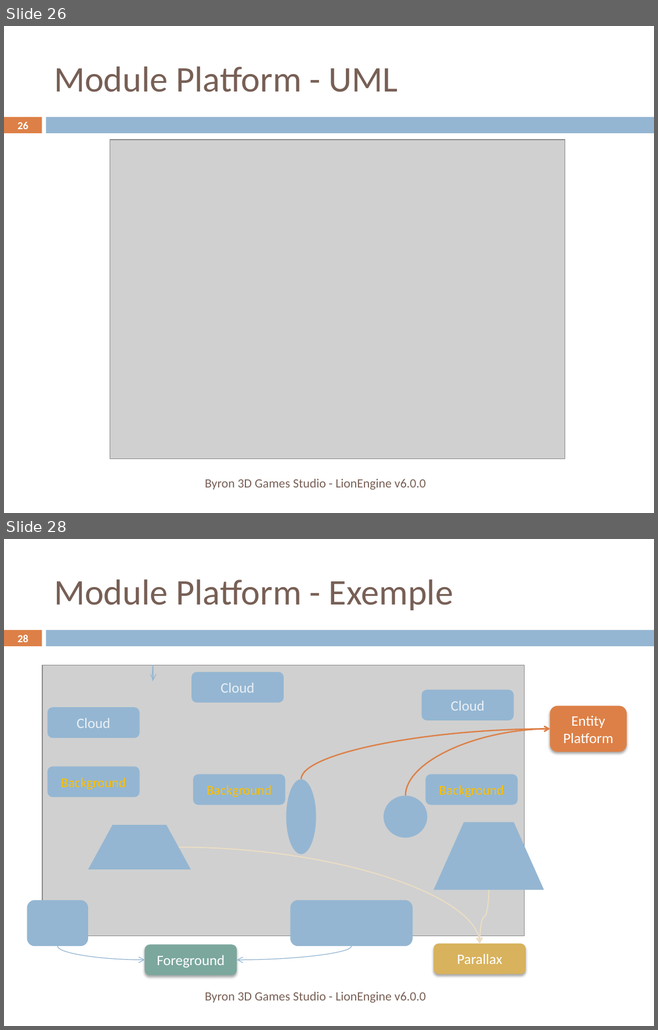
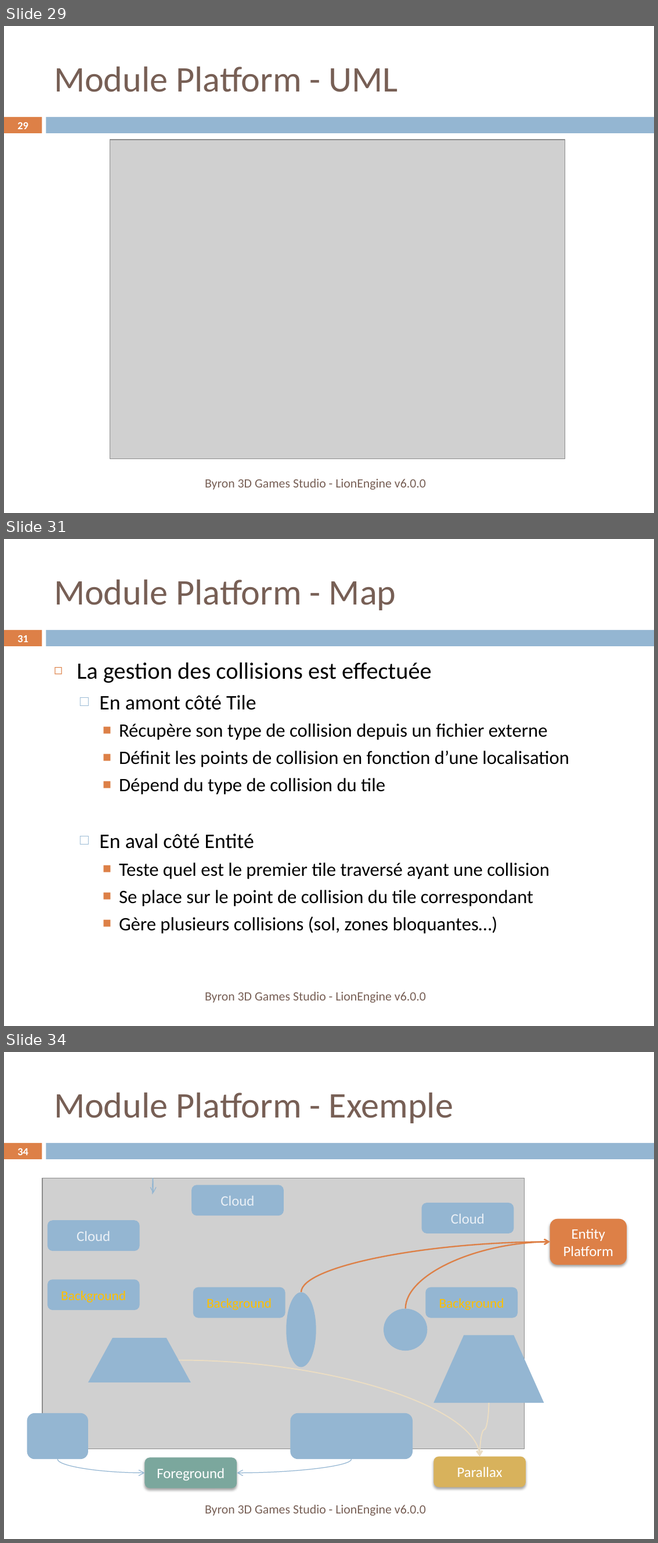
Before and after one commit to b3dgs/lionengine, a slide deck: doc/src/lionengine.pptx. Shown one above the other, each under a label of ours: slides 26 and 28 before the commit, slides 29, 31 and 34 after it; the slides between them are not shown. The pictures are 658x1030 and 658x1543 pixels, drawn with LibreOffice and Linux fonts; fonts in the diff are those of the drawing; grey boxes stand for pictures. Boxes give left, top, right and bottom in pixels: in the first picture for what was removed or moved away, otherwise in the second. Text is boxed around its words. In the diff, an @@ line names an element or a change of style, - is before the commit and + after.

```diff
--- a/doc/src/lionengine.pptx
+++ b/doc/src/lionengine.pptx
@@ slide 31 added at box(4, 539, 654, 1026), background #FFFFFF; not listed: 2 template elements that a slide beside it also shows @@
@@ title added at box(54, 580, 396, 610), 40 pt, text #775F55 @@
+Module Platform - Map
@@ page number added at box(17, 635, 28, 642), 11.9 pt, text #FFFFFF, bold @@
+31
@@ text added at box(76, 663, 569, 934), 21 pt, text #000000 @@
+◻ La gestion des collisions est effectuée
+  □ En amont côté Tile
+    ■ Récupère son type de collision depuis un fichier externe
+    ■ Définit les points de collision en fonction d’une localisation
+    ■ Dépend du type de collision du tile
+  □ En aval côté Entité
+    ■ Teste quel est le premier tile traversé ayant une collision
+    ■ Se place sur le point de collision du tile correspondant
+    ■ Gère plusieurs collisions (sol, zones bloquantes…)
@@ text added at box(205, 992, 426, 1003), 14 pt, text #775F55 @@
+Byron 3D Games Studio - LionEngine v6.0.0
@@ what was slide 26 is now slide 29 @@
@@ page number at box(17, 122, 28, 129): text changed @@
-26
+29
@@ what was slide 28 is now slide 34 @@
@@ page number at box(17, 1148, 28, 1155): text changed @@
-28
+34
```
Also in this commit, not shown: 15 slides changed, 11 other slides added, 48 other files.
